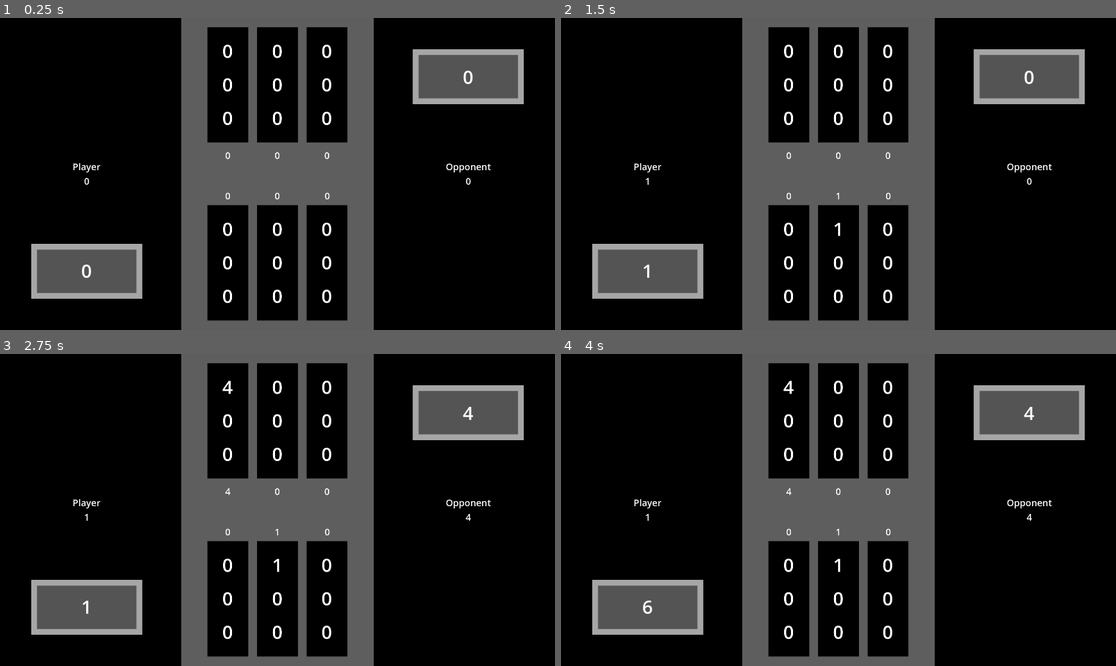
Above: before the commit, frames 1-4 (two rows, left to right).
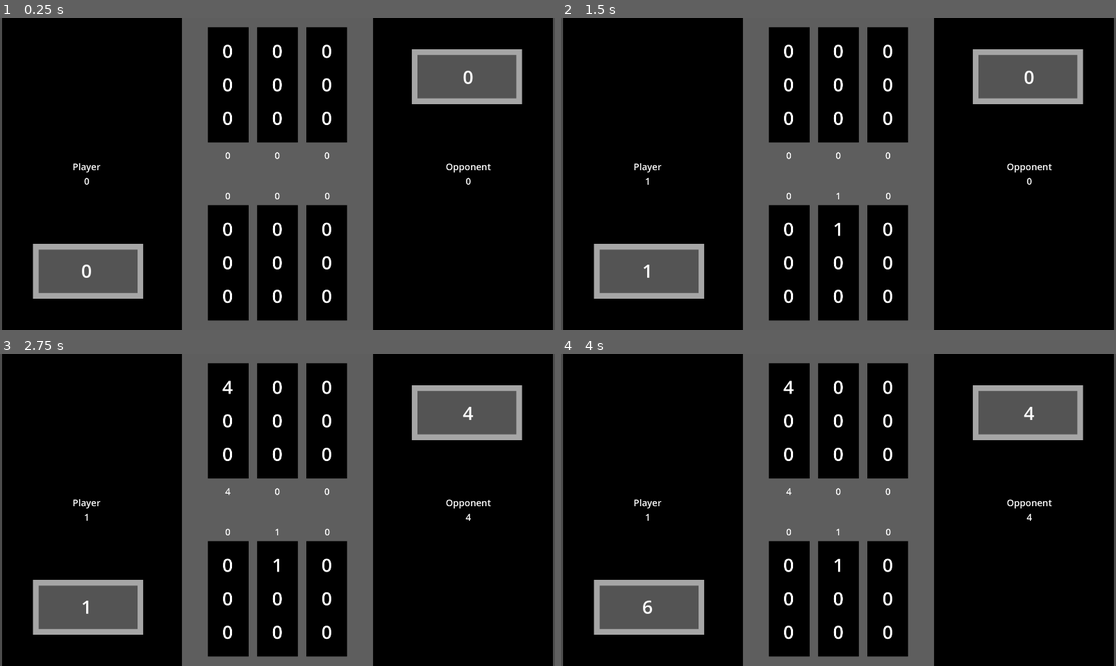
Above: after the commit, the same moments.

Repository: kimalysha93/knucklebones
Game: Godot game, scene res://knucklebones.tscn
Two runs of this game, one before a commit and one after it. Both use one fixed random seed, a clock stepped at 60 frames per second and the inputs below.
Inputs (mouse positions are in pixels of both pictures, inside the frame that each line leads up to):
- Up to frame 1 (0.25 s): no input
- Up to frame 2 (1.5 s): tap Enter at 0.5 s; move the mouse to (788, 261) at 0.52 s; click (788, 261) at 0.67 s; tap Space at 1.25 s; move the mouse to (838, 261) at 1.27 s; click (838, 261) at 1.42 s
- Up to frame 3 (2.75 s): tap Enter at 2 s; move the mouse to (327, 597) at 2.02 s; click (327, 597) at 2.17 s
- Up to frame 4 (4 s): tap Space at 2.75 s; move the mouse to (810, 572) at 2.77 s; click (810, 572) at 2.92 s; move the mouse to (1005, 556) at 3.52 s; click (1005, 556) at 3.67 s

The runs differ from the first frame. In frame 1, 1.9% of the frame differs, in the area x 0-100%, y 0-100%; in frame 2, 1.9%; in frame 3, 1.9%; in frame 4, 1.9%.

Commit message:
game over screen and restart button

Diff:
--- a/knucklebones.tscn
+++ b/knucklebones.tscn
@@ -1,7 +1,8 @@
-[gd_scene load_steps=4 format=3 uid="uid://ccv14bhoxf00s"]
+[gd_scene load_steps=5 format=3 uid="uid://ccv14bhoxf00s"]
 
 [ext_resource type="Texture2D" uid="uid://bjo71cjqgxlhi" path="res://assets/background_interface.png" id="1_n6mj2"]
 [ext_resource type="Script" uid="uid://j30roil5u130" path="res://scripts/game_manager.gd" id="2_0ki74"]
+[ext_resource type="Script" uid="uid://crogmong7igih" path="res://scripts/game_over.gd" id="3_m8h7s"]
 
 [sub_resource type="RectangleShape2D" id="RectangleShape2D_xgjk0"]
 size = Vector2(142.85, 402)
@@ -10,6 +11,7 @@
 
 [node name="background_interface" type="Sprite2D" parent="."]
 position = Vector2(960, 540)
+scale = Vector2(0.993, 1)
 texture = ExtResource("1_n6mj2")
 
 [node name="PlayerColumns" type="Node" parent="."]
@@ -385,6 +387,59 @@
 vertical_alignment = 1
 metadata/_edit_use_anchors_ = true
 
+[node name="GameOver" type="CanvasLayer" parent="."]
+script = ExtResource("3_m8h7s")
+
+[node name="Panel" type="Panel" parent="GameOver"]
+anchors_preset = 8
+anchor_left = 0.5
+anchor_top = 0.5
+anchor_right = 0.5
+anchor_bottom = 0.5
+offset_left = -327.0
+offset_top = -46.0
+offset_right = 330.0
+offset_bottom = 52.0
+grow_horizontal = 2
+grow_vertical = 2
+size_flags_horizontal = 4
+size_flags_vertical = 4
+metadata/_edit_group_ = true
+
+[node name="Label" type="Label" parent="GameOver"]
+anchors_preset = 8
+anchor_left = 0.5
+anchor_top = 0.5
+anchor_right = 0.5
+anchor_bottom = 0.5
+offset_left = -331.0
+offset_top = -44.0
+offset_right = 131.0
+offset_bottom = 50.0
+grow_horizontal = 2
+grow_vertical = 2
+theme_override_font_sizes/font_size = 42
+text = "Opponent Wins 11-17"
+horizontal_alignment = 1
+vertical_alignment = 1
+
+[node name="PlayAgain" type="Button" parent="GameOver"]
+process_mode = 3
+anchors_preset = 8
+anchor_left = 0.5
+anchor_top = 0.5
+anchor_right = 0.5
+anchor_bottom = 0.5
+offset_left = 135.0
+offset_top = -33.0
+offset_right = 322.0
+offset_bottom = 39.0
+grow_horizontal = 2
+grow_vertical = 2
+theme_override_font_sizes/font_size = 28
+text = "Play Again?"
+
 [connection signal="input_event" from="PlayerColumns/PlayerColumn0" to="GameManager" method="_on_player_column_0_input_event"]
 [connection signal="input_event" from="PlayerColumns/PlayerColumn1" to="GameManager" method="_on_player_column_1_input_event"]
 [connection signal="input_event" from="PlayerColumns/PlayerColumn2" to="GameManager" method="_on_player_column_2_input_event"]
+[connection signal="pressed" from="GameOver/PlayAgain" to="GameOver" method="_on_play_again_pressed"]
--- a/scripts/game_manager.gd
+++ b/scripts/game_manager.gd
@@ -15,6 +15,8 @@
 	[0,0,0],
 	[0,0,0],
 	[0,0,0],]
+
+var player_total_score = 0
 
 # may axis flip (when displaying), bc dice go upwards instead of downward
 # can still code it normally then flip it at the end
@@ -22,6 +24,8 @@
 	[0,0,0],
 	[0,0,0],
 	[0,0,0],]
+
+var opp_total_score = 0
 
 @onready var game_manager: Node = $"."
 @onready var player_dice_roll: Label = $DiceLabels/PlayerDiceRoll
@@ -140,7 +144,7 @@
 	var player_score_col_1 = count_die(player_grid, 1)
 	var player_score_col_2 = count_die(player_grid, 2)
 	# total score (peak variable name right here...)
-	var player_total_score = player_score_col_0 + player_score_col_1 + player_score_col_2
+	player_total_score = player_score_col_0 + player_score_col_1 + player_score_col_2
 
 	# update player score labels
 	player_score_0.text = str(player_score_col_0)
@@ -153,7 +157,7 @@
 	var opp_score_col_1 = count_die(opp_grid, 1)
 	var opp_score_col_2 = count_die(opp_grid, 2)
 	# total score (peak variable name right here...)
-	var opp_total_score = opp_score_col_0 + opp_score_col_1 + opp_score_col_2
+	opp_total_score = opp_score_col_0 + opp_score_col_1 + opp_score_col_2
 
 	# update player score labels
 	opp_score_0.text = str(opp_score_col_0)
@@ -229,11 +233,20 @@
 			opp_grid = shift_up(opp_grid, 0)
 
 			update_all()
+
+			# set player_input to false so player can't click anymore
+			player_input = false
+
+			var zeroes_left = true
+			if !player_grid[0].has(0) && !player_grid[1].has(0) && !player_grid[2].has(0):
+				zeroes_left = false
+
 			# if board is not full, continue playing
-				# set player_input to false so player can't click anymore
-			player_input = false
-			opp_turn()
+			if zeroes_left:
+				opp_turn()
 			# otherwise, end game and declare winner
+			else:
+				get_node("../GameOver").game_over()
 
 
 func _on_player_column_1_input_event(viewport: Node, event: InputEvent, shape_idx: int) -> void:
@@ -257,11 +270,20 @@
 			# shift up function
 			opp_grid = shift_up(opp_grid, 1)
 			update_all()
+
+			# set player_input to false so player can't click anymore
+			player_input = false
+
+			var zeroes_left = true
+			if !player_grid[0].has(0) && !player_grid[1].has(0) && !player_grid[2].has(0):
+				zeroes_left = false
+
 			# if board is not full, continue playing
-				# set player_input to false so player can't click anymore
-			player_input = false
-			opp_turn()
+			if zeroes_left:
+				opp_turn()
 			# otherwise, end game and declare winner
+			else:
+				get_node("../GameOver").game_over()
 
 
 func _on_player_column_2_input_event(viewport: Node, event: InputEvent, shape_idx: int) -> void:
@@ -289,8 +311,17 @@
 			# if board is not full, continue playing
 				# set player_input to false so player can't click anymore
 			player_input = false
-			opp_turn()
+
+			var zeroes_left = true
+			if !player_grid[0].has(0) && !player_grid[1].has(0) && !player_grid[2].has(0):
+				zeroes_left = false
+
+			# if board is not full, continue playing
+			if zeroes_left:
+				opp_turn()
 			# otherwise, end game and declare winner
+			else:
+				get_node("../GameOver").game_over()
 
 
 func opp_turn():
@@ -322,8 +353,13 @@
 	# calculate and update column score and total score
 	update_all()
 
+	var zeroes_left = true
+	if !opp_grid[0].has(0) && !opp_grid[1].has(0) && !opp_grid[2].has(0):
+		zeroes_left = false
+
 	# if board is not full, continue playing
-	player_turn()
+	if zeroes_left:
+		player_turn()
 	# otherwise, end game and declare winner
-
-# update player grid
+	else:
+		get_node("../GameOver").game_over()
--- /dev/null
+++ b/scripts/game_over.gd
@@ -0,0 +1,22 @@
+extends CanvasLayer
+@onready var label: Label = $Label
+
+func _ready():
+	self.hide()
+
+func _on_play_again_pressed() -> void:
+	get_tree().paused = false
+	get_tree().reload_current_scene()
+
+func game_over():
+	get_tree().paused = true
+	var player_score = int(get_node("../GameManager/ScoreLabels/PlayerScoreTotal").text)
+	var opponent_score = int(get_node("../GameManager/ScoreLabels/OpponentScoreTotal").text)
+	if player_score > opponent_score:
+		label.text = "Player Wins "+str(player_score)+" - "+str(opponent_score)
+	if opponent_score > player_score:
+		label.text = "Opponent Wins "+str(opponent_score)+" - "+str(player_score)
+	if player_score == opponent_score:
+		label.text = "It's a Draw "+str(player_score)+" - "+str(opponent_score)
+
+	self.show()
Not shown, added: scripts/game_over.gd.uid
